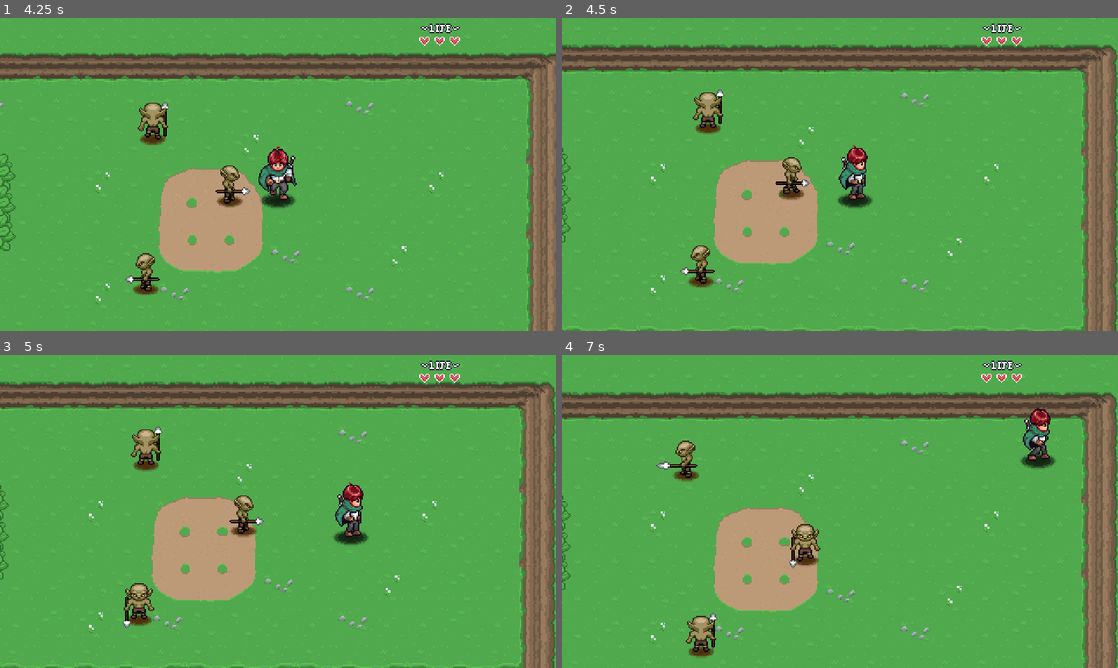
Above: before the commit, frames 1-4 (two rows, left to right).
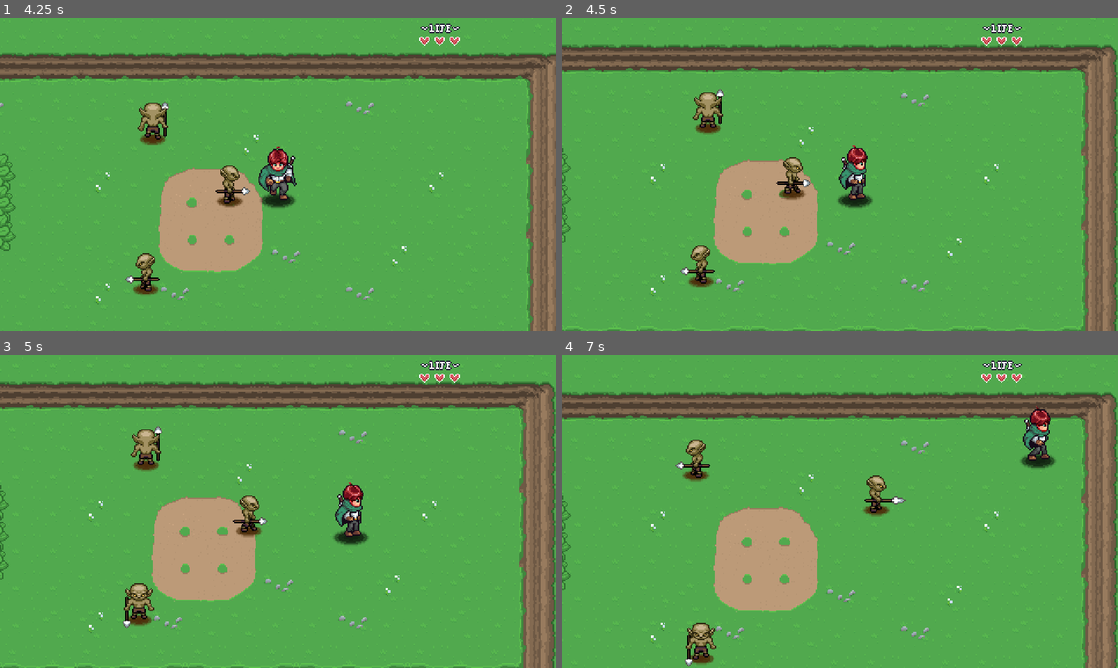
Above: after the commit, the same moments.

Repository: aryaadhinata/PixelGameDev
Game: Godot game, scene res://Levels/Area01/04.tscn
Two runs of this game, one before a commit and one after it. Both use one fixed random seed, a clock stepped at 60 frames per second and the inputs below. This scene is started directly instead of the project's main scene. Sound files missing from this copy of the repository are replaced by a short silence.
Inputs:
- Up to frame 1 (4.25 s): tap Enter (interact) at 0.5, 1.55, 2.85, 3.8 s; hold Enter (interact) 0.53-1.28 s; hold Up (up) 0.53-2.03 s; tap Space (attack) at 1.35 s; hold Enter (interact) 2.03-2.78 s; hold Left (left) 2.03-3.53 s; hold Down (down) from 3.53 s (still down); hold Space (attack) from 3.53 s (still down)
- Up to frame 2 (4.5 s): release Down (down) at 4.28 s; release Space (attack) at 4.28 s; hold Right (right) from 4.28 s (still down); tap Enter (interact) at 4.35 s
- Up to frame 3 (5 s): keep holding Right (right)
- Up to frame 4 (7 s): release Right (right) at 5.03 s; hold Up (up) 5.03-5.78 s; hold Enter (interact) 5.03-5.78 s; hold Right (right) from 5.78 s (still down); tap Space (attack) at 5.85 s; tap Enter (interact) at 6.05 s; hold Enter (interact) from 6.53 s (still down)

Frame 1 is identical in both runs. In frame 2, 0.2% of the frame differs, in the area x 38-45%, y 44-58%; in frame 3, 0.5%; in frame 4, 2.3%, in the area x 16-62%, y 27-100%.

Commit message:
clear out the warnig given and update the goblin chase mechanism

Diff:
--- a/00_Globals/global_player_meneger.gd
+++ b/00_Globals/global_player_meneger.gd
@@ -35,3 +35,7 @@
 
 func unparent_player(_p : Node2D) -> void :
 	_p.remove_child(player)
+
+func trigger_interact() -> void:
+	interact_press.emit()
+	pass
--- a/Enemies/Script/vision_area.gd
+++ b/Enemies/Script/vision_area.gd
@@ -2,6 +2,8 @@
 
 signal player_entered
 signal player_exited
+
+@onready var vision_shape : CollisionPolygon2D = get_node_or_null("CollisionPolygon2D")
 
 func _ready() -> void:
 	body_entered.connect(_on_body_enter)
@@ -23,4 +25,7 @@
 	pass
 
 func _on_direction_change(new_direction : Vector2) -> void :
+	if vision_shape == null:
+		return
+	vision_shape.rotation = new_direction.angle() - PI / 2
 	pass
--- a/Interactables/TreasureChest/treasure_chest.gd
+++ b/Interactables/TreasureChest/treasure_chest.gd
@@ -26,7 +26,7 @@
 	pass
 
 func set_chest_state() -> void :
-	var is_open = is_open_data.value
+	is_open = is_open_data.value
 	if is_open:
 		animation_player.play("open")
 	else:
--- a/Player/Script/player_state_mechine.gd
+++ b/Player/Script/player_state_mechine.gd
@@ -20,6 +20,9 @@
 	pass
 
 func _unhandled_input(event: InputEvent):
+	if event.is_action_pressed("interact"):
+		PlayerMeneger.trigger_interact()
+
 	ChangeState(current_state.HandleInput(event))
 	pass
 
